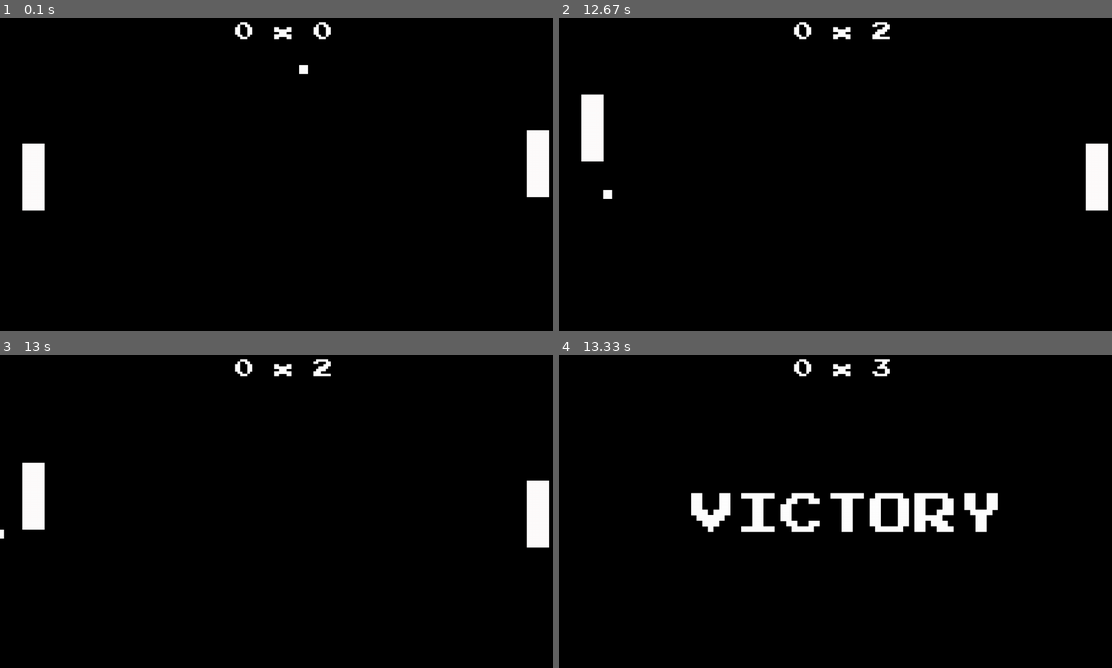
Above: before the commit, frames 1-4 (two rows, left to right).
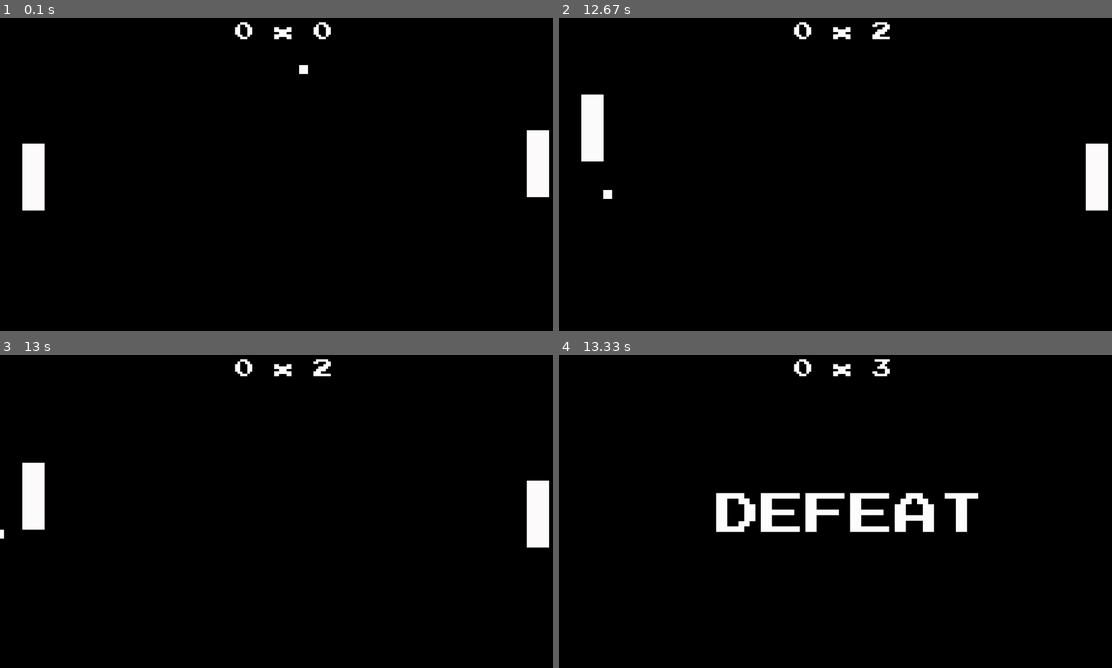
Above: after the commit, the same moments.

Repository: ViniciusCastroCoutinho/LPC-2023_2
Game: pygame game, started from pongpygame/mypongpygame.py
The game is run twice, just before and just after one commit, with the same random seed, the same clock (stepped at 60 frames per second) and the same inputs.
Inputs:
- Up to frame 1 (0.1 s): no input
- Up to frame 2 (12.67 s): hold Up 0.33-0.8 s; hold Down 0.83-1.2 s; hold Up 1.23-1.53 s; hold Down 1.57-1.87 s; hold Up 1.9-2.27 s; hold Down 2.3-2.67 s; hold Up 2.7-3 s; hold Down 3.03-3.33 s; hold Up 3.37-3.73 s; hold Down 3.77-4.13 s; hold Up 4.17-4.47 s; hold Down 4.5-4.8 s; hold Up 4.83-5.2 s; hold Down 5.23-5.6 s; hold Up 5.63-5.93 s; hold Down 5.97-6.27 s; hold Up 6.3-6.67 s; hold Down 6.7-7.07 s; hold Up 7.1-7.4 s; hold Down 7.43-7.73 s; hold Up 7.77-8.13 s; hold Down 8.17-8.53 s; hold Up 8.57-8.87 s; hold Down 8.9-9.2 s; hold Up 9.23-9.6 s; hold Down 9.63-10 s; hold Up 10.03-10.33 s; hold Down 10.37-10.67 s; hold Up 10.7-11.07 s; hold Down 11.1-11.47 s; hold Up 11.5-11.8 s; hold Down 11.83-12.13 s; hold Up 12.17-12.53 s; hold Down from 12.57 s (still down)
- Up to frame 3 (13 s): release Down at 12.93 s; hold Up from 12.97 s (still down)
- Up to frame 4 (13.33 s): release Up at 13.27 s

Frames 1-3 are identical in both runs. In frame 4, 3.9% of the frame differs, in the area x 23-80%, y 44-57%.

Commit message:
Adição da tela "DEFEAT" ao perder o jogo.
Ao perder uma partida, a palavra "DEFEAT" aparece na tela

Diff:
--- a/pongpygame/mypongpygame.py
+++ b/pongpygame/mypongpygame.py
@@ -26,6 +26,12 @@
 victory_text = victory_font .render('VICTORY', True, COLOR_WHITE, COLOR_BLACK)
 victory_text_rect = score_text.get_rect()
 victory_text_rect.center = (450, 350)
+
+#defeat text
+defeat_font = pygame.font.Font('assets/PressStart2P.ttf', 100)
+defeat_text = defeat_font .render('DEFEAT', True, COLOR_WHITE, COLOR_BLACK)
+defeat_text_rect = score_text.get_rect()
+defeat_text_rect.center = (506, 350)
 
 # sound effects
 bounce_sound_effect = pygame.mixer.Sound('assets/bounce.wav')
@@ -228,11 +234,17 @@
         screen.blit(player_1, (50, player_1_y))
         screen.blit(player_2, (1180, player_2_y))
         screen.blit(score_text, score_text_rect)
-    else:
+    elif score_1 == SCORE_MAX :
         # drawing victory
         screen.fill(COLOR_BLACK)
         screen.blit(score_text, score_text_rect)
         screen.blit(victory_text, victory_text_rect)
+    elif score_2 == SCORE_MAX:
+        # drawing defeat
+        screen.fill(COLOR_BLACK)
+        screen.blit(score_text, score_text_rect)
+        screen.blit(defeat_text, defeat_text_rect)
+
 
     # update screen
     pygame.display.flip()
